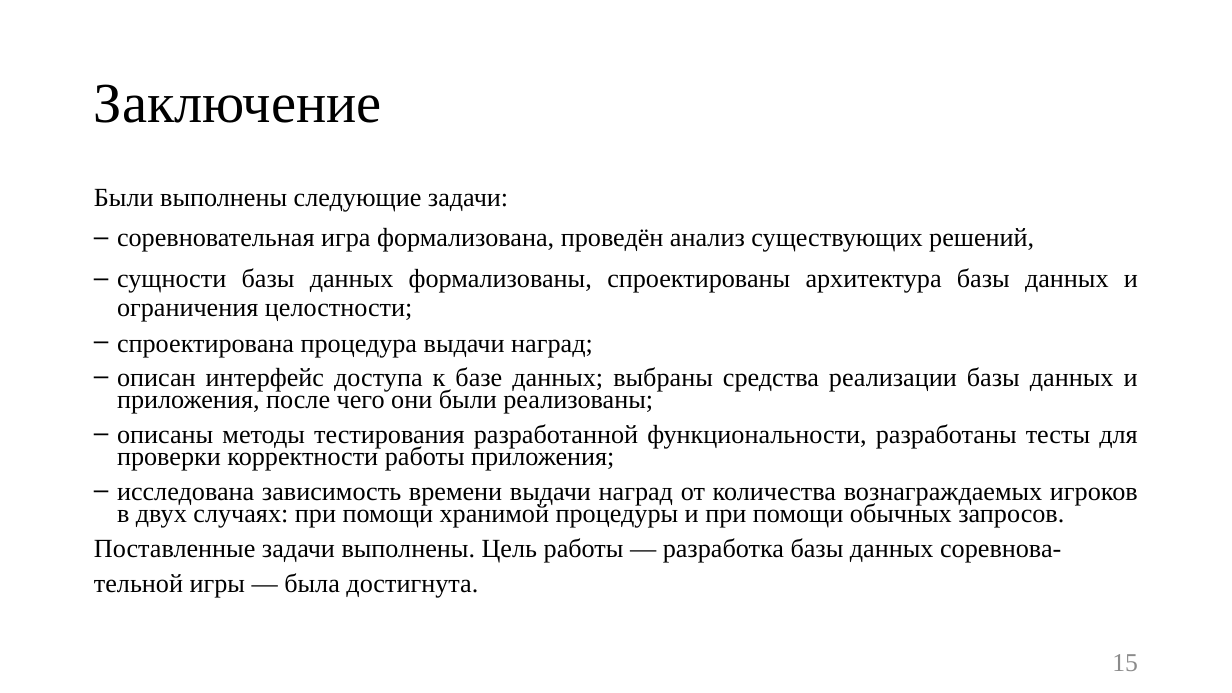
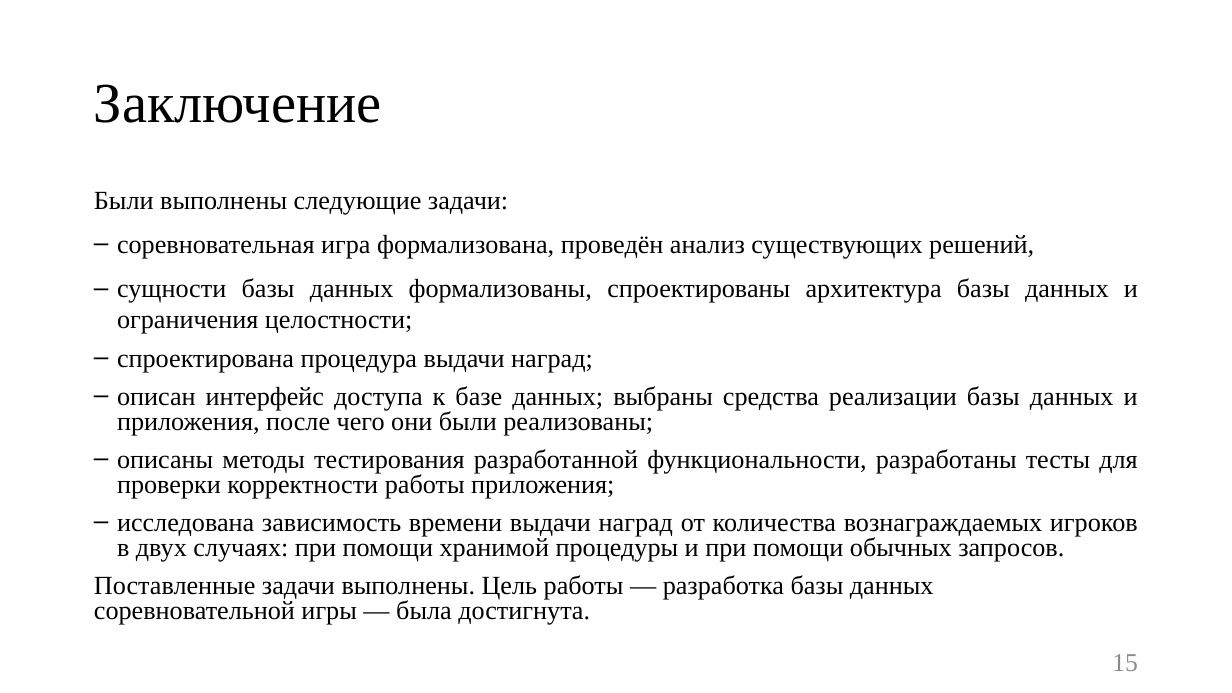
Before and after one commit to Kukushenok/competitive-math-game, a slide deck: slide 15 of docs/presentation.pptx. Drawn at 1232x693 pixels with LibreOffice and Linux fonts; fonts in the diff are those of the drawing. Boxes give left, top, right and bottom in pixels: in the first picture for what was removed or moved away, otherwise in the second. Text is boxed around its words. In the diff, an @@ line names an element or a change of style, - is before the commit and + after.

```diff
--- a/docs/presentation.pptx
+++ b/docs/presentation.pptx
@@ text at (94,192,1138,562): line spacing 0.7 to 0.8; line spacing 0.9 to 1 @@
@@ text at (94,575,934,625): text changed @@
-Поставленные задачи выполнены. Цель работы — разработка базы данных соревнова-
-тельной игры — была достигнута.
+Поставленные задачи выполнены. Цель работы — разработка базы данных соревновательной игры — была достигнута.
```
Also in this commit, not shown: 9 other slides changed, 8 other files.
